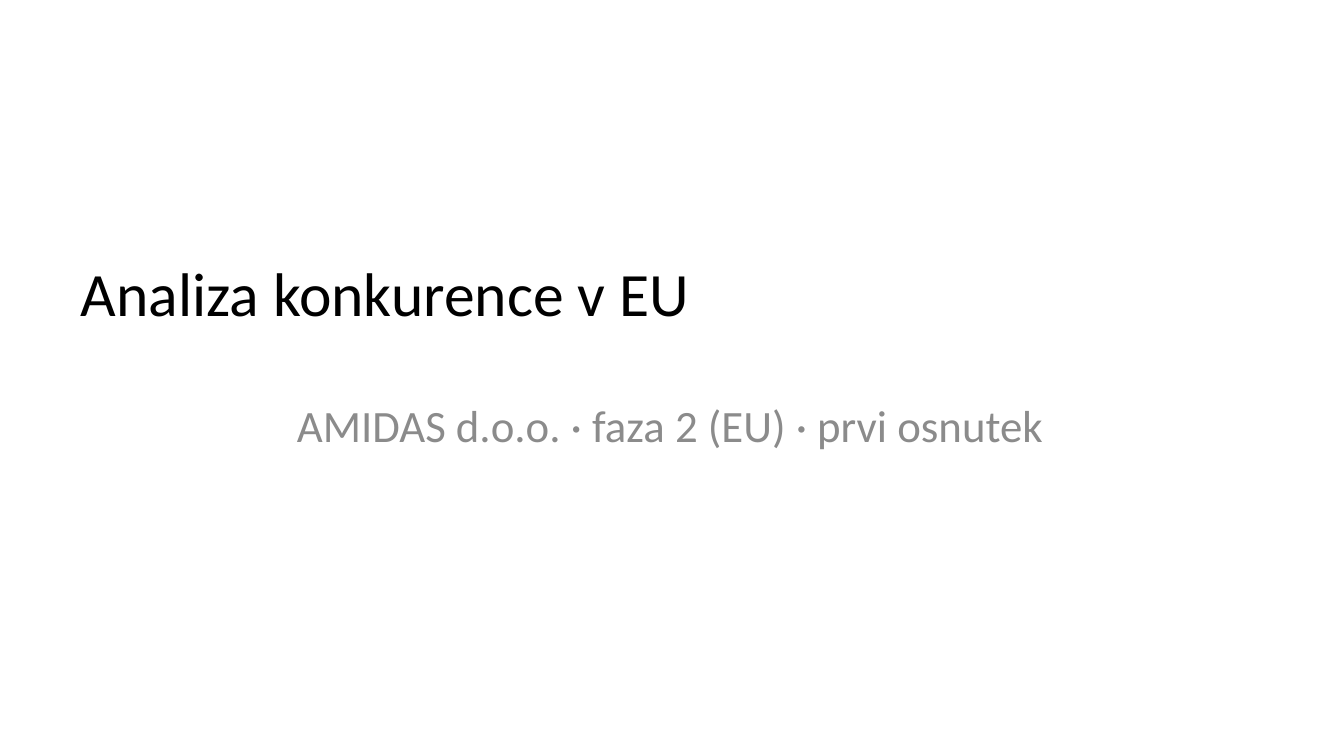
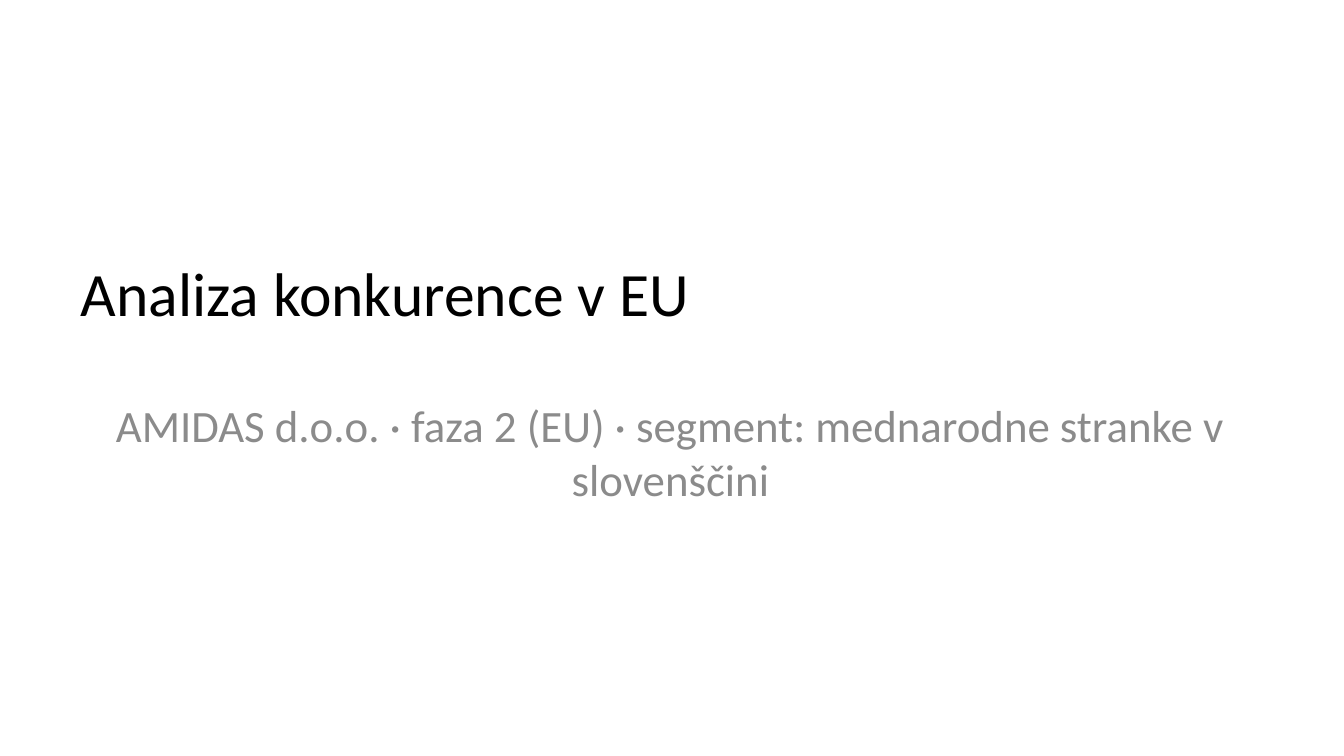
Before and after one commit to matjazambroz/github, a slide deck: slide 1 of analiza/analiza_konkurence_EU.pptx. Drawn at 1344x756 pixels with LibreOffice and Linux fonts; fonts in the diff are those of the drawing. Boxes give left, top, right and bottom in pixels: in the first picture for what was removed or moved away, otherwise in the second. Text is boxed around its words. In the diff, an @@ line names an element or a change of style, - is before the commit and + after.

```diff
--- a/analiza/analiza_konkurence_EU.pptx
+++ b/analiza/analiza_konkurence_EU.pptx
@@ subtitle at <box>116,409,1223,496</box>: text changed @@
-AMIDAS d.o.o. · faza 2 (EU) · prvi osnutek
+AMIDAS d.o.o. · faza 2 (EU) · segment: mednarodne stranke v slovenščini
```
Also in this commit, not shown: 2 other slides changed, 4 slides added, 1 other file.
